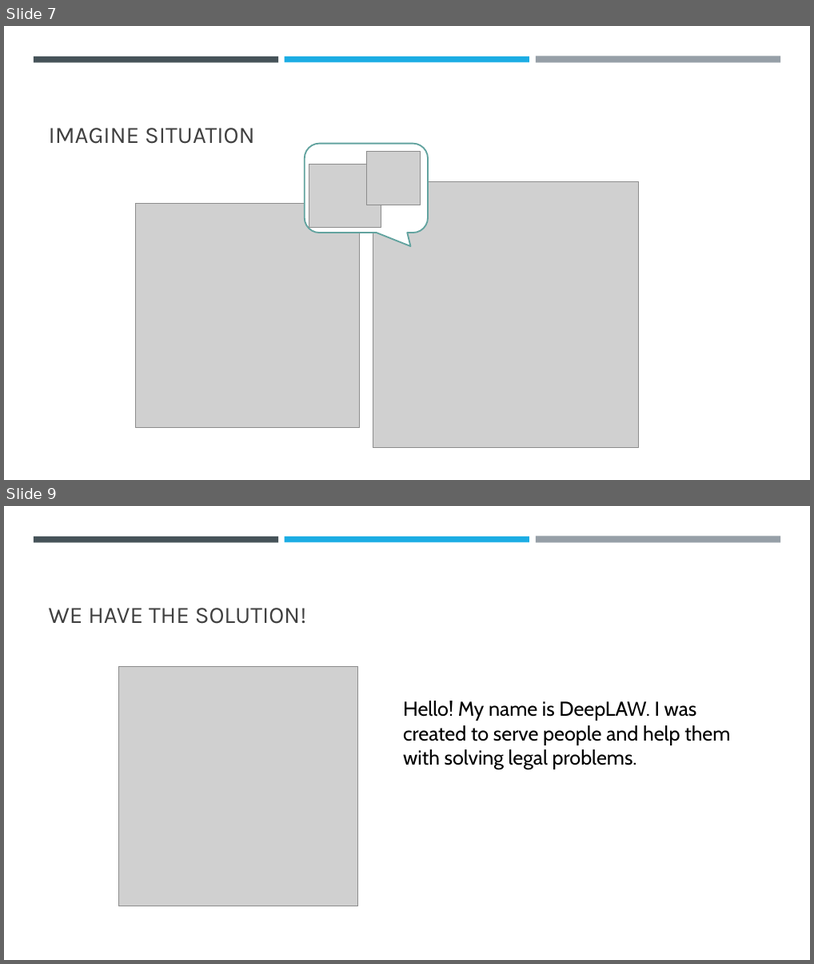
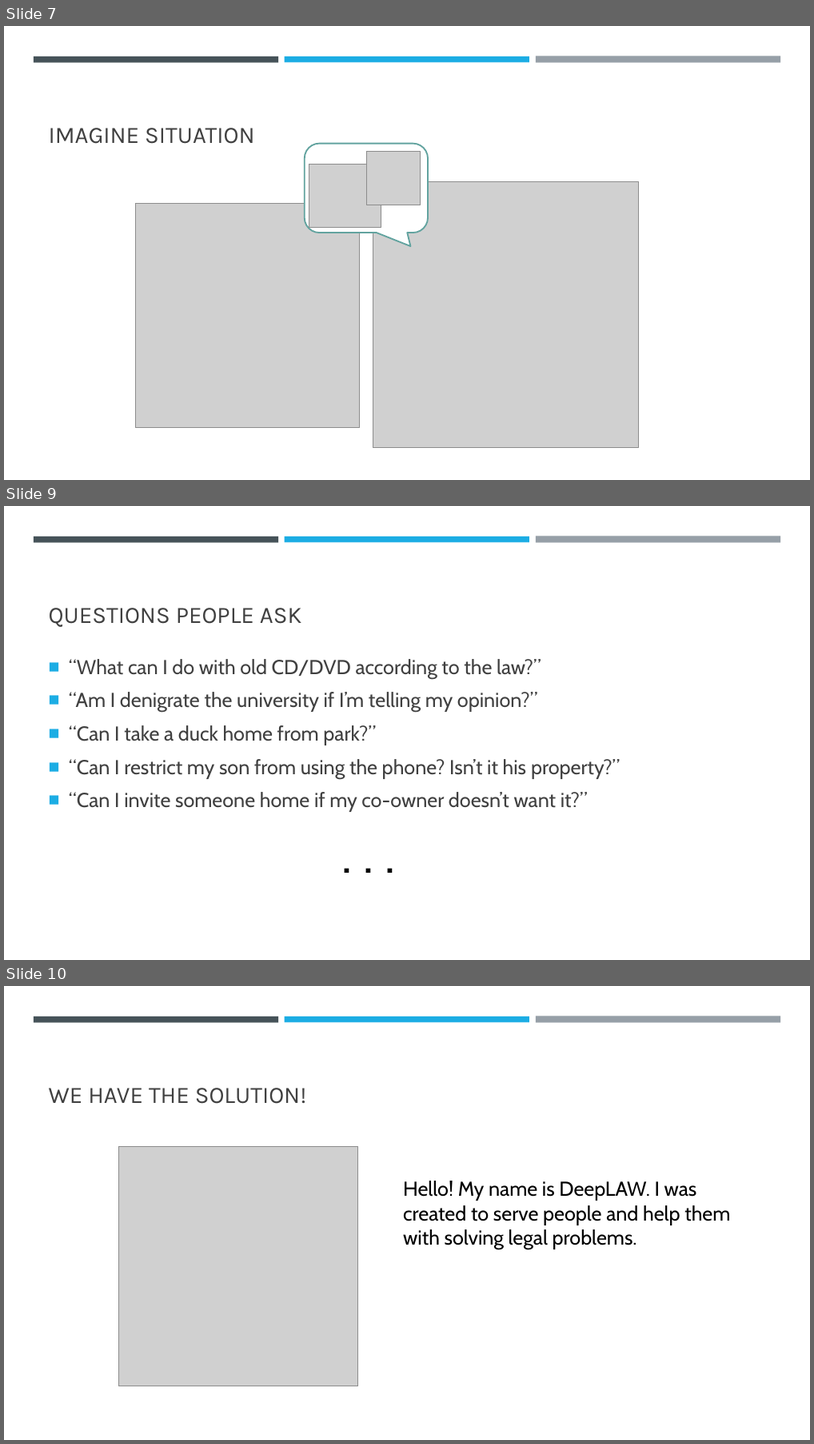
Before and after one commit to Astrarog/HSE, a slide deck: English professional/DeepLAW.pptx. Shown one above the other, each under a label of ours: slides 7 and 9 before the commit, slides 7, 9 and 10 after it; the slides between them are not shown. The pictures are 814x964 and 814x1444 pixels, drawn with LibreOffice and Linux fonts; fonts in the diff are those of the drawing; grey boxes stand for pictures. Boxes give left, top, right and bottom in pixels: in the first picture for what was removed or moved away, otherwise in the second. Text is boxed around its words. In the diff, an @@ line names an element or a change of style, - is before the commit and + after.

Commit message:
Improved presentation DepLAW

```diff
--- a/English professional/DeepLAW.pptx
+++ b/English professional/DeepLAW.pptx
@@ slide 9 added at (4,506,810,960), background #FFFFFF; not listed: 3 template elements that a slide beside it also shows @@
@@ title added at (49,608,302,627), 28 pt, text #404040 @@
+QUESTIONS PEOPLE ASK
@@ text added at (69,659,620,812), 24 pt, text #404040 @@
+■ “What can I do with old CD/DVD according to the law?”
+■ “Am I denigrate the university if I’m telling my opinion?”
+■ “Can I take a duck home from park?”
+■ “Can I restrict my son from using the phone? Isn’t it his property?”
+■ “Can I invite someone home if my co-owner doesn’t want it?”
@@ text added at (336,820,413,887), 60 pt, text #000000 @@
+. . .
@@ what was slide 9 is now slide 10 @@
```
Also in this commit, not shown: 1 other slide added, 1 slide removed.
